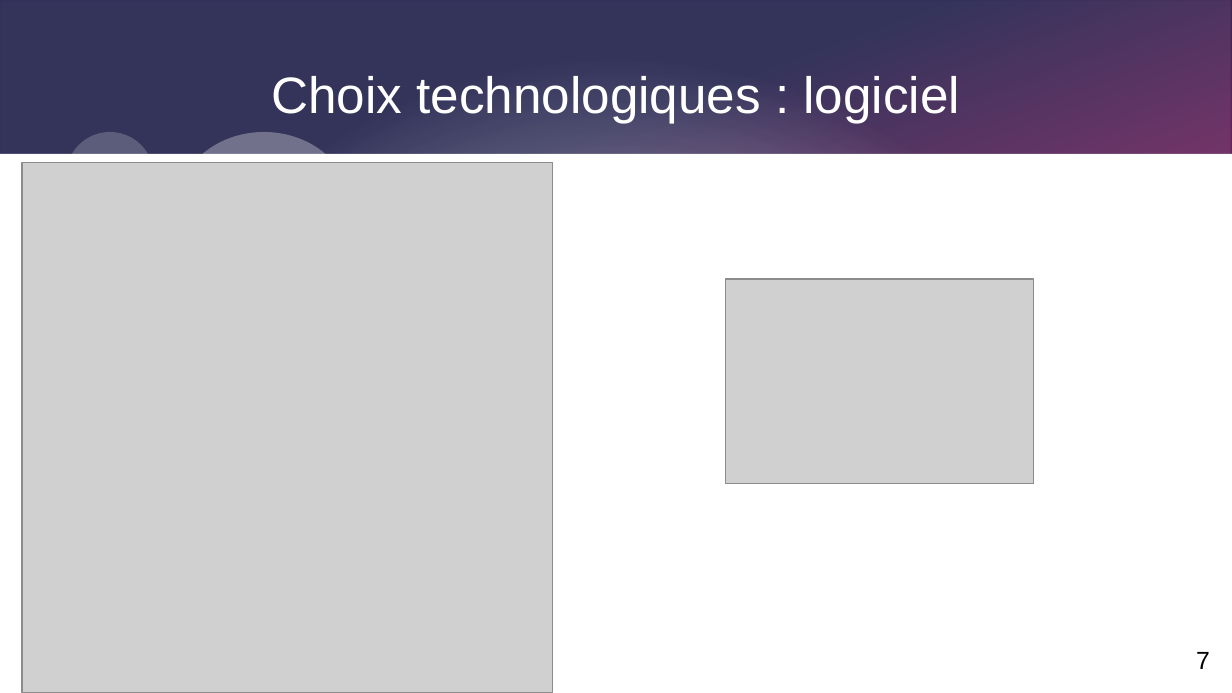
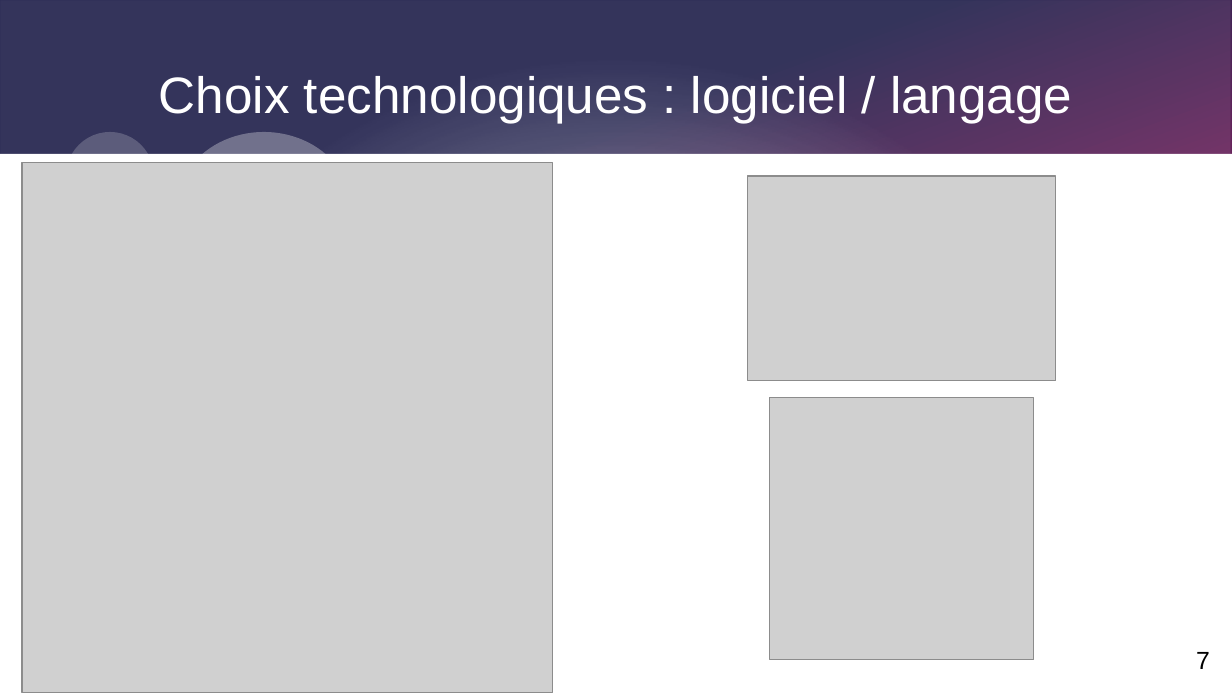
Before and after one commit to Corentinh2/PROJET_GESTIONNAIRE_DE_CHARGE, a slide deck: slide 7 of revue3/diapo_revue_3.odp. Drawn at 1232x693 pixels with LibreOffice and Linux fonts; fonts in the diff are those of the drawing; grey boxes stand for pictures. Boxes give left, top, right and bottom in pixels: in the first picture for what was removed or moved away, otherwise in the second. Text is boxed around its words. In the diff, an @@ line names an element or a change of style, - is before the commit and + after.

```diff
--- a/revue3/diapo_revue_3.odp
+++ b/revue3/diapo_revue_3.odp
@@ title at <box>159,76,1072,124</box>: text changed @@
-Choix technologiques : logiciel
+Choix technologiques : logiciel / langage
@@ picture: place and size @@
-picture at <box>727,279,1035,484</box>
+picture at <box>748,176,1056,380</box>
@@ picture added at <box>770,398,1034,661</box> @@
```
Also in this commit, not shown: 8 other slides changed, 15 slides added, 8 slides removed, 4 other files.
